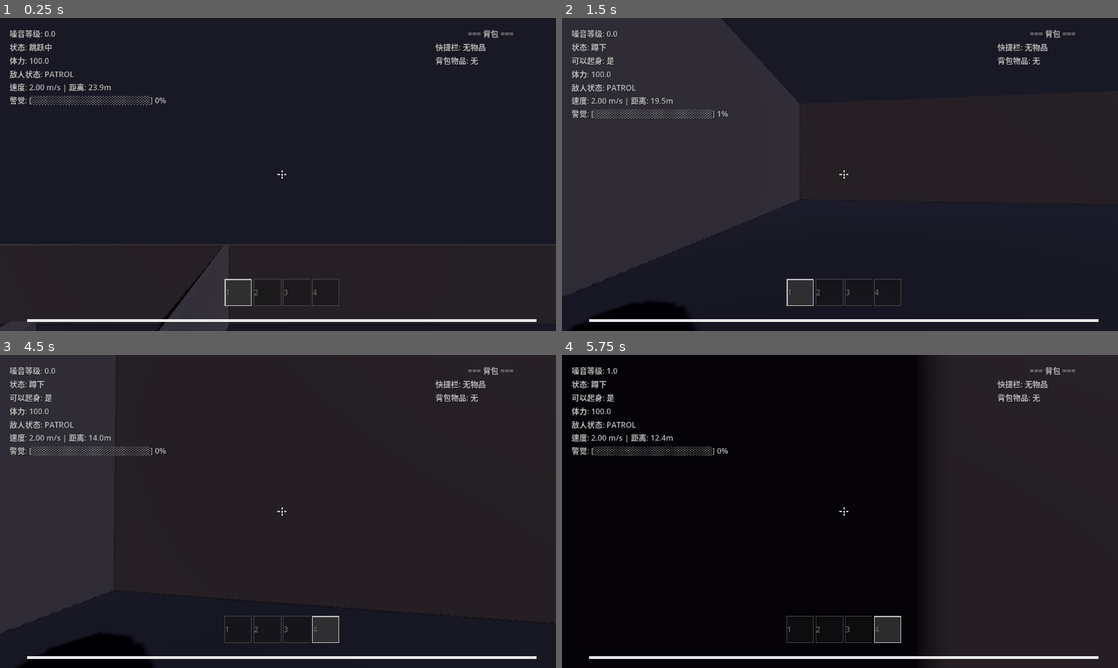
Above: before the commit, frames 1-4 (two rows, left to right).
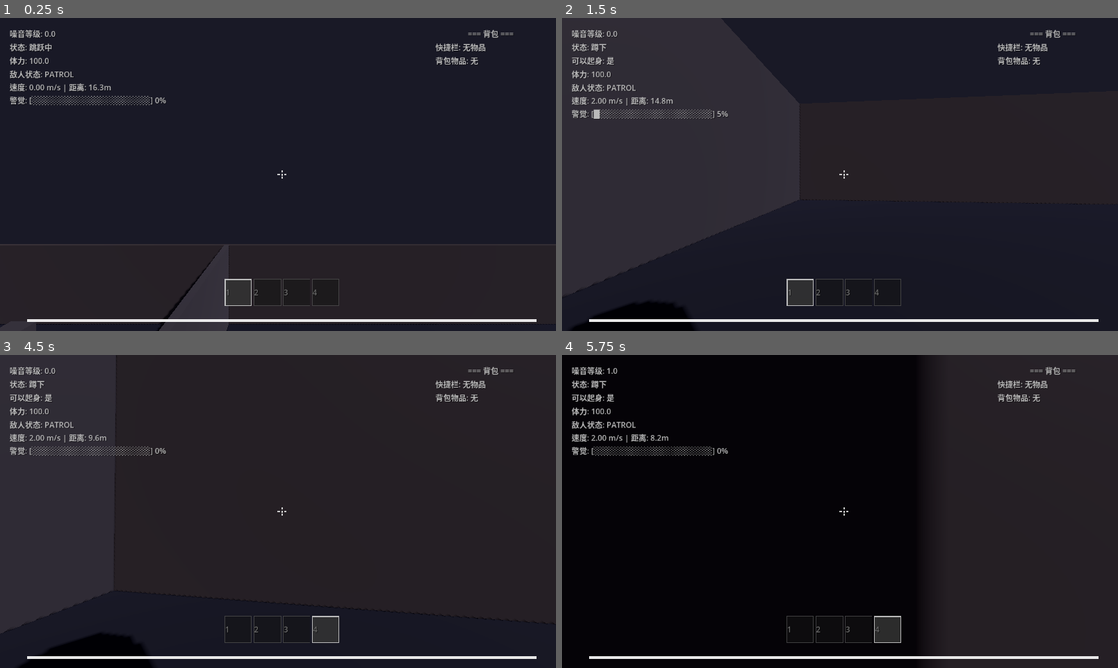
Above: after the commit, the same moments.

Repository: npfe-r/horror_miku
Game: Godot game, scene res://scenes/levels/school.tscn
The game is run twice, just before and just after one commit, with the same random seed, the same clock (stepped at 60 frames per second) and the same inputs. This scene is started directly instead of the project's main scene. The engine's default icon, where the game draws it, is replaced by a stand-in: a white triangle on a blue panel in a dark square.
Inputs (mouse positions are in pixels of both pictures, inside the frame that each line leads up to):
- Up to frame 1 (0.25 s): no input
- Up to frame 2 (1.5 s): tap Enter at 0.5 s; move the mouse to (867, 174) at 0.52 s; hold W (move_forward) from 0.53 s (still down); tap C (crouch) at 0.6 s; click (867, 174) at 0.67 s; tap Space (jump) at 0.77 s; move the mouse to (812, 174) at 1.27 s; tap E (interact) at 1.35 s
- Up to frame 3 (4.5 s): keep holding W (move_forward); tap Space (jump) at 1.52, 3.02, 3.77 s; move the mouse to (289, 505) at 2.02 s; tap 1 (quick_slot_1) at 2.1 s; move the mouse to (272, 517) at 2.77 s; tap 2 (quick_slot_2) at 2.85 s; click (272, 517) at 2.92 s; move the mouse to (316, 514) at 3.52 s; tap 3 (quick_slot_3) at 3.6 s; move the mouse to (233, 508) at 4.27 s; tap 4 (quick_slot_4) at 4.35 s
- Up to frame 4 (5.75 s): keep holding W (move_forward); tap Space (jump) at 4.52 s; move the mouse to (845, 511) at 5.02 s; hold Shift (run) from 5.03 s (still down); click (845, 511) at 5.17 s

The runs differ from the first frame. In frame 1, less than 0.1% of the frame differs, in the area x 5-19%, y 21-24%; in frame 2, less than 0.1%, in the area x 5-29%, y 25-33%; in frame 3, less than 0.1%; in frame 4, less than 0.1%.

Commit message:
fix: 调整学校场景中灯光和怪物的位置
调整DirectionalLight3D的transform参数以改善光照效果，并修改Monster的初始位置坐标

Diff:
--- a/scenes/levels/school.tscn
+++ b/scenes/levels/school.tscn
@@ -747,7 +747,7 @@
 [node name="Lighting" type="Node3D" parent="." unique_id=1112515227]
 
 [node name="DirectionalLight3D" type="DirectionalLight3D" parent="Lighting" unique_id=114675531]
-transform = Transform3D(0.5, -0.5, 0.707, 0, 0.707, 0.707, -0.707, -0.5, 0.5, 0, 15, 0)
+transform = Transform3D(0.57740843, -0.57316625, 0.58144635, 0, 0.71215934, 0.70201784, -0.8164554, -0.405351, 0.4112068, 0, 15, 0)
 light_color = Color(0.7, 0.7, 0.8, 1)
 light_energy = 0.4
 shadow_enabled = true
@@ -914,7 +914,7 @@
 transform = Transform3D(1, 0, 0, 0, 1, 0, 0, 0, 1, -24, 0.5, 0)
 
 [node name="Monster" parent="Enemies" unique_id=952757689 instance=ExtResource("6_monster")]
-transform = Transform3D(1, 0, 0, 0, 1, 0, 0, 0, 1, -20, 0.5, -14)
+transform = Transform3D(1, 0, 0, 0, 1, 0, 0, 0, 1, -16.09743, 11.249225, -10.360168)
 
 [node name="SpawnPoint" type="Marker3D" parent="." unique_id=1499468166]
 transform = Transform3D(1, 0, 0, 0, 1, 0, 0, 0, 1, 0, 0.5, -8)
